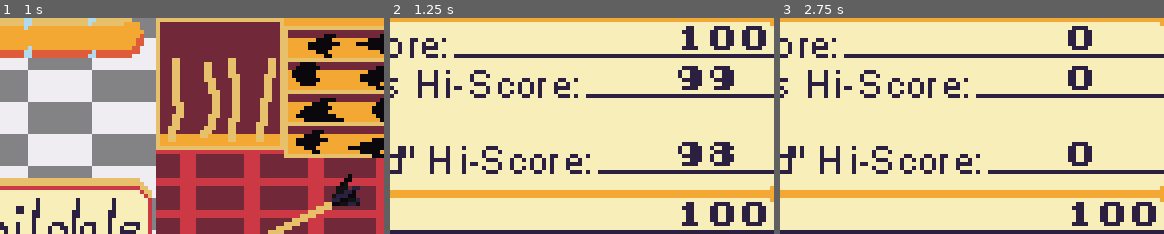
Above: before the commit, frames 1-3 (left to right).
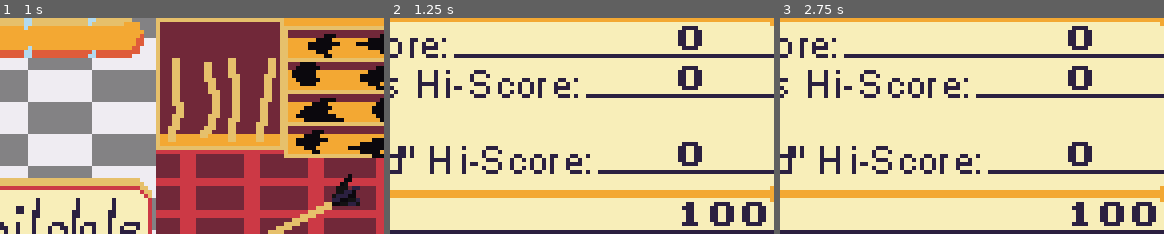
Above: after the commit, the same moments.

Repository: ololili/MusicGame
Game: Godot game, scene res://Code/Main/main.tscn
Two runs of this game, one before a commit and one after it. Both use one fixed random seed, a clock stepped at 60 frames per second and the inputs below.
Inputs:
- Up to frame 1 (1 s): tap Space (button) at 0.5 s; hold Space (button) from 0.53 s (still down)
- Up to frame 2 (1.25 s): keep holding Space (button)
- Up to frame 3 (2.75 s): release Space (button) at 1.28 s; tap Space (button) at 1.35, 2 s; hold Space (button) from 2.03 s (still down)
The pictures show only the part of the screen within x 46-96%, y 3-53%; the shares and areas given below are measured in that part.

Frame 1 is identical in both runs. In frame 2, 2.7% of the frame differs, in the area x 75-98%, y 3-69%; in frame 3, nothing differs.

Commit message:
Final changes before V0.2

Diff:
--- a/src/Code/Main/level.tscn
+++ b/src/Code/Main/level.tscn
@@ -28,6 +28,6 @@
 position = Vector2(170, 87)
 
 [node name="HeathBar" parent="." instance=ExtResource("7_kwmnw")]
-offset_left = 64.0
-offset_right = 128.0
+offset_left = 67.0
+offset_right = 131.0
 offset_bottom = 16.0
--- a/src/Code/Sound/Songs/sparkle_stars.tres
+++ b/src/Code/Sound/Songs/sparkle_stars.tres
@@ -10,8 +10,8 @@
 time_to_fase_two = 14.0
 has_fase_three = true
 time_to_fase_three = 35.0
-mine = 100.0
-jan_louw = 99.0
-sannie = 98.0
+mine = 0.0
+jan_louw = 0.0
+sannie = 0.0
 player_hi_score = 0.0
 player = 0.0
Binary file changed: src/Assets/Sprites/Actors/HealthBar/HealthBarBot.png
Binary file changed: src/Assets/Sprites/Actors/HealthBar/HealthBarMid.png
Binary file changed: src/Assets/Sprites/Actors/HealthBar/HealthBarTop.png
